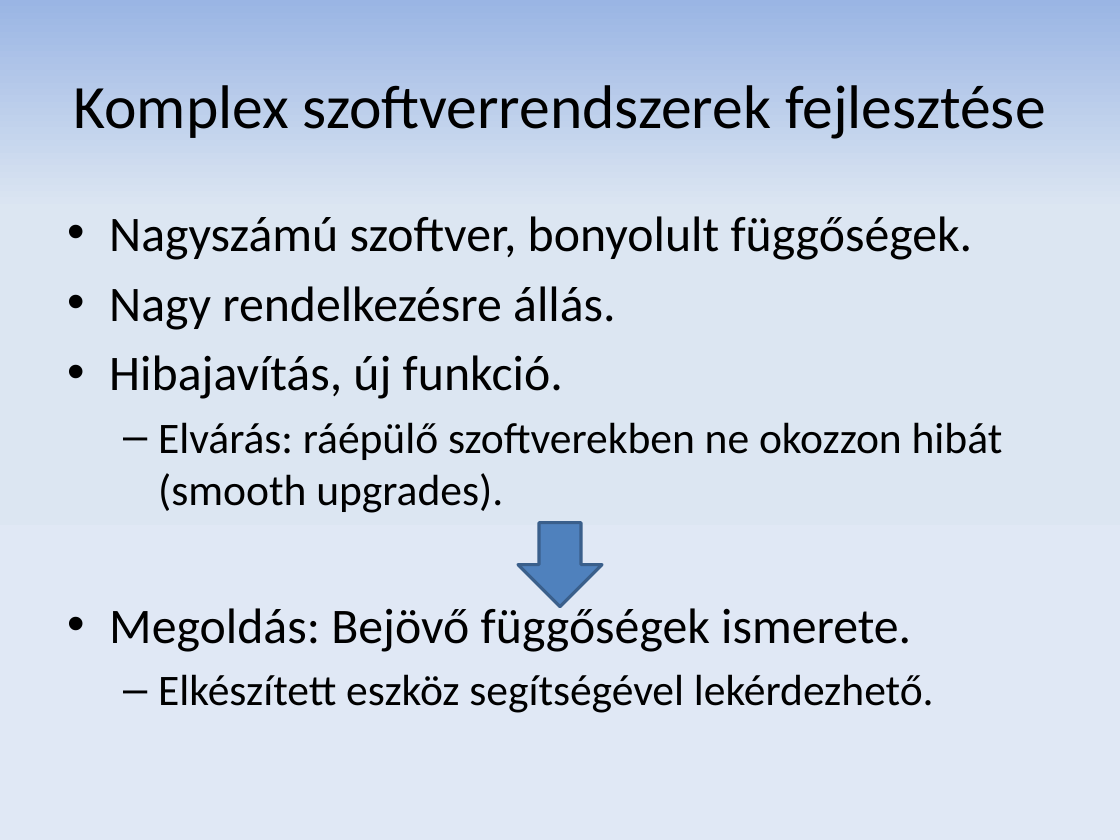
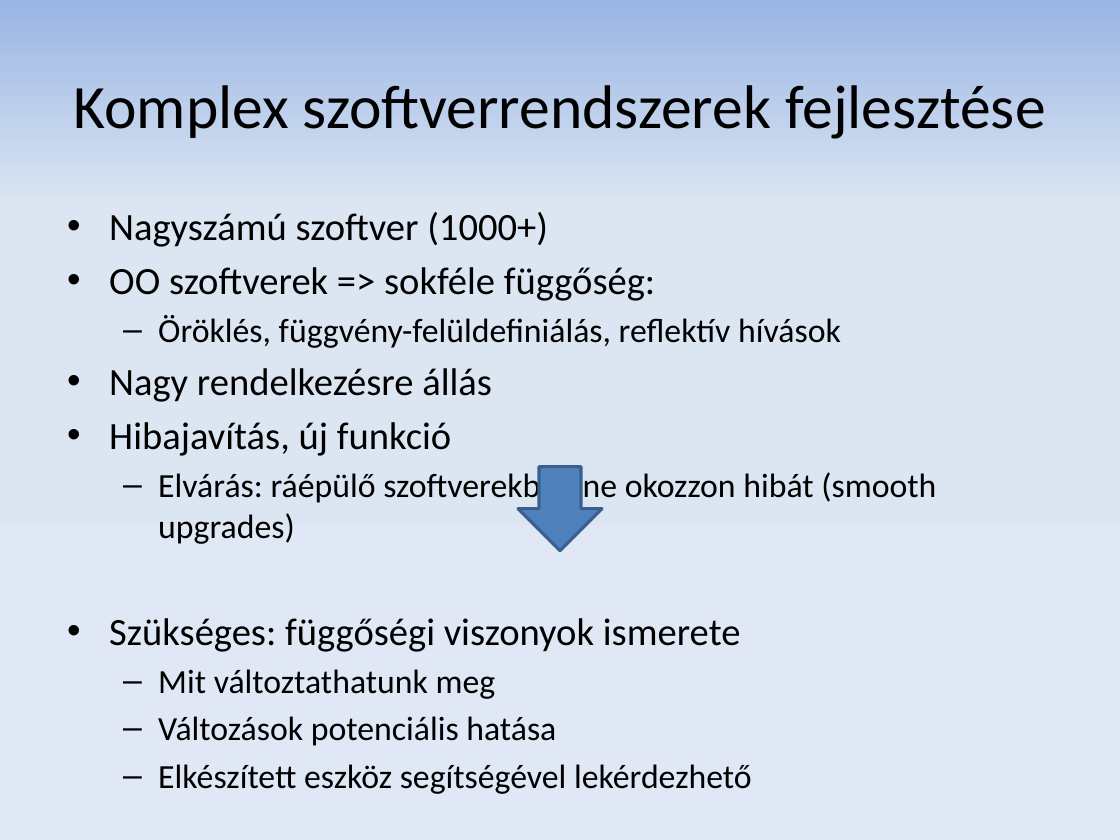
Before and after one commit to donat/incquery-deps, a slide deck: slide 4 of incquery-deps-documentation/presentation/tdk_pres_hu_v2.pptx. Drawn at 1120x840 pixels with LibreOffice and Linux fonts; fonts in the diff are those of the drawing. Boxes give left, top, right and bottom in pixels: in the first picture for what was removed or moved away, otherwise in the second. Text is boxed around its words. In the diff, an @@ line names an element or a change of style, - is before the commit and + after.

```diff
--- a/incquery-deps-documentation/presentation/tdk_pres_hu_v2.pptx
+++ b/incquery-deps-documentation/presentation/tdk_pres_hu_v2.pptx
@@ text at [109, 212, 936, 746]: text changed; size 32 to 21.7 pt @@
-• Nagyszámú szoftver, bonyolult függőségek.
-• Nagy rendelkezésre állás.
-• Hibajavítás, új funkció.
-  – Elvárás: ráépülő szoftverekben ne okozzon hibát (smooth upgrades).
-• Megoldás: Bejövő függőségek ismerete.
-  – Elkészített eszköz segítségével lekérdezhető.
+• Nagyszámú szoftver (1000+)
+• OO szoftverek => sokféle függőség:
+  – Öröklés, függvény-felüldefiniálás, reflektív hívások
+• Nagy rendelkezésre állás
+• Hibajavítás, új funkció
+  – Elvárás: ráépülő szoftverekben ne okozzon hibát (smooth upgrades)
+• Szükséges: függőségi viszonyok ismerete
+  – Mit változtathatunk meg
+  – Változások potenciális hatása
+  – Elkészített eszköz segítségével lekérdezhető
@@ right arrow: place and size @@
-right arrow at [517, 523, 601, 607]
+right arrow at [517, 467, 601, 551]
```
Also in this commit, not shown: 9 other slides changed, 2 slides added, 1 slide removed.
